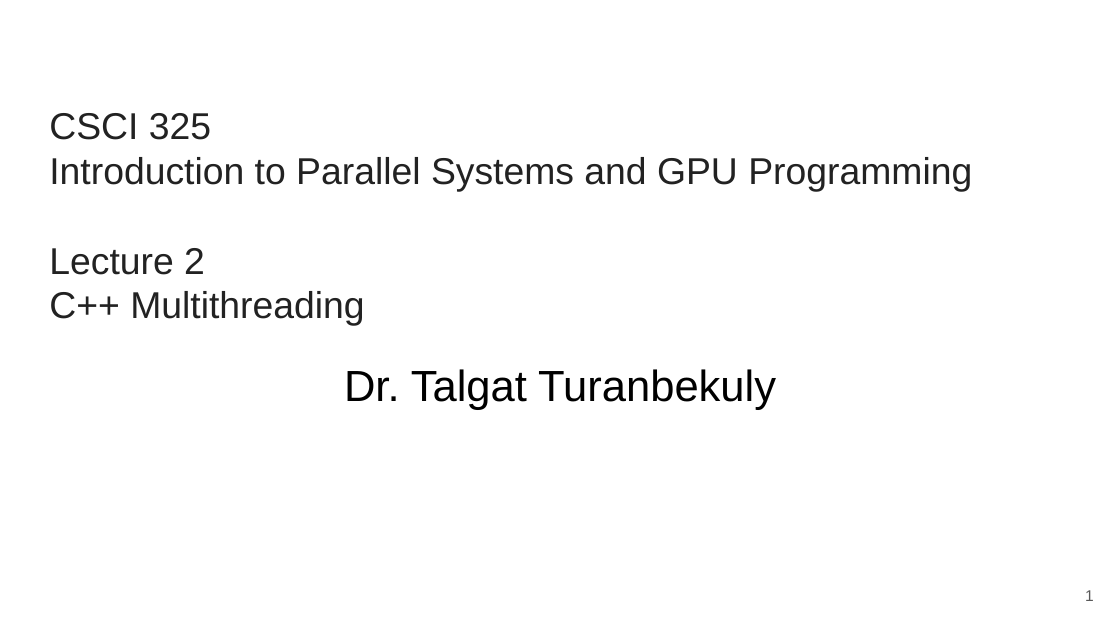
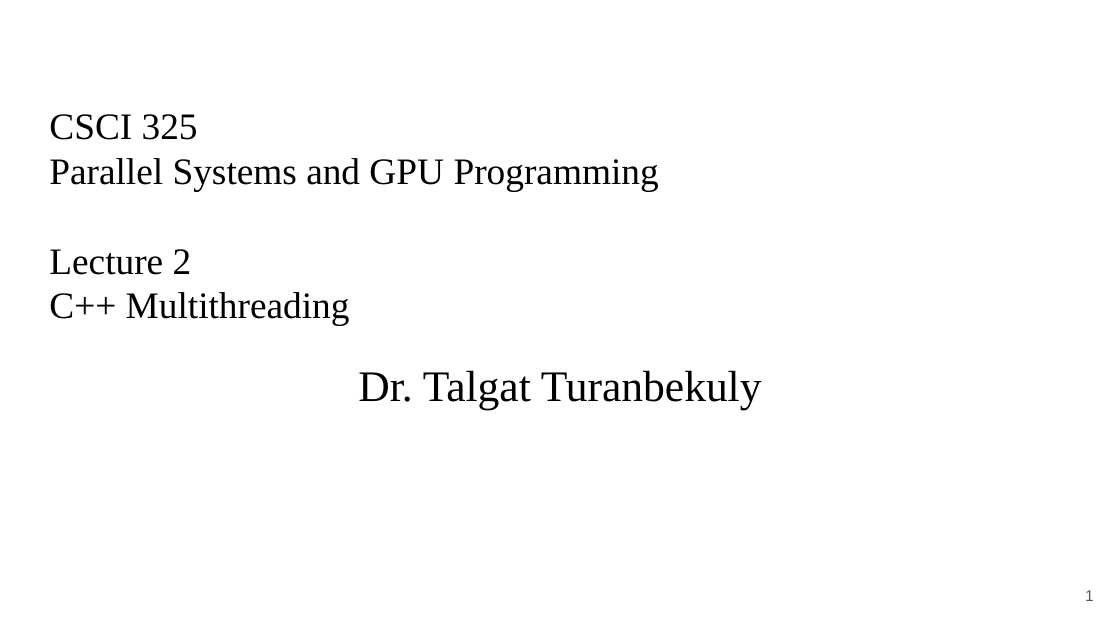
Before and after one commit to manglayev/nu-courses-material, a slide deck: slide 1 of CSCI-423/week-2/Lecture_2/lecture-2-C++.pptx. Drawn at 1120x630 pixels with LibreOffice and Linux fonts; fonts in the diff are those of the drawing. Boxes give left, top, right and bottom in pixels: in the first picture for what was removed or moved away, otherwise in the second. Text is boxed around its words. In the diff, an @@ line names an element or a change of style, - is before the commit and + after.

```diff
--- a/CSCI-423/week-2/Lecture_2/lecture-2-C++.pptx
+++ b/CSCI-423/week-2/Lecture_2/lecture-2-C++.pptx
@@ title at bbox=[49, 114, 350, 326]: font Arial to Times New Roman, text colour #222222 to #000000 in "CSCI 325", "Lecture 2", "C++ Multithreading" @@
@@ title at bbox=[49, 158, 659, 191]: text changed; font Arial to Times New Roman; text colour #222222 to #000000 @@
-Introduction to Parallel Systems and GPU Programming
+Parallel Systems and GPU Programming
@@ subtitle "Dr. Talgat Turanbekuly" at bbox=[358, 370, 762, 410]: font Arial to Times New Roman @@
```
Also in this commit, not shown: 3 other slides changed, 10 slides added, 3 other files.
